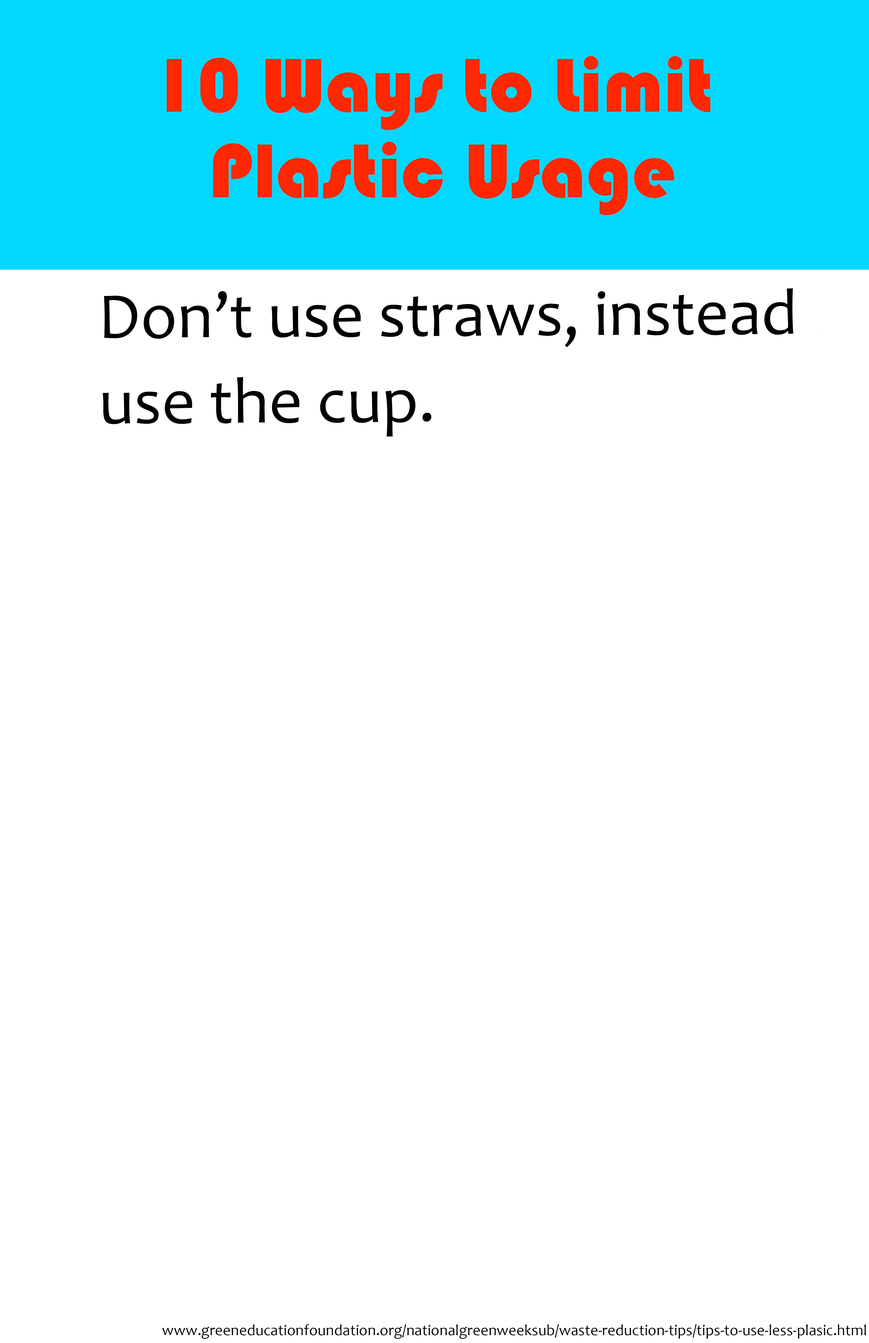
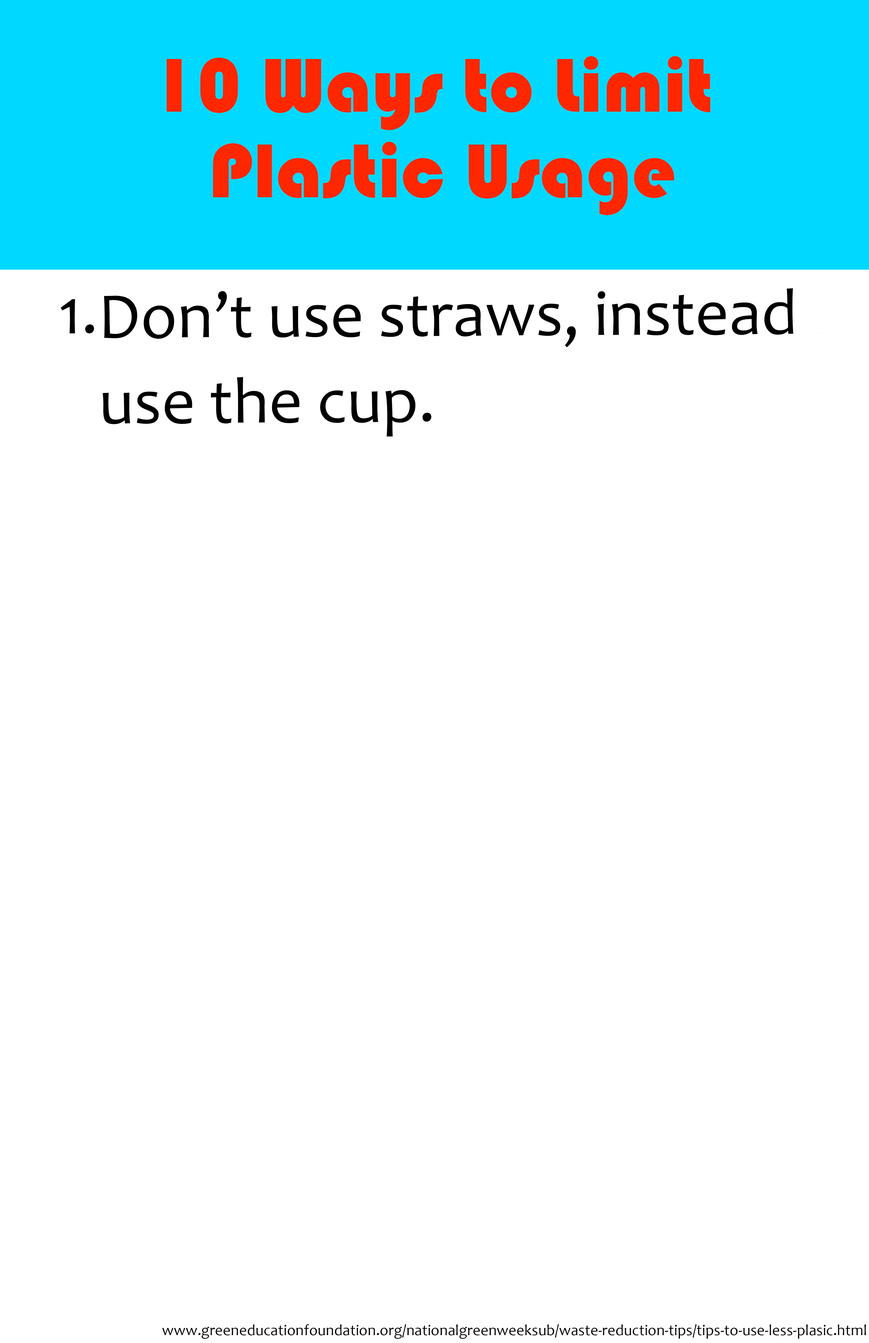
Comparing the layer stacks of the two (869, 1343) images. Changes:
added layer "Numbering" above "Don’t use straws, instead . . use the cup." over (x1=60, y1=299, x2=95, y2=334)
